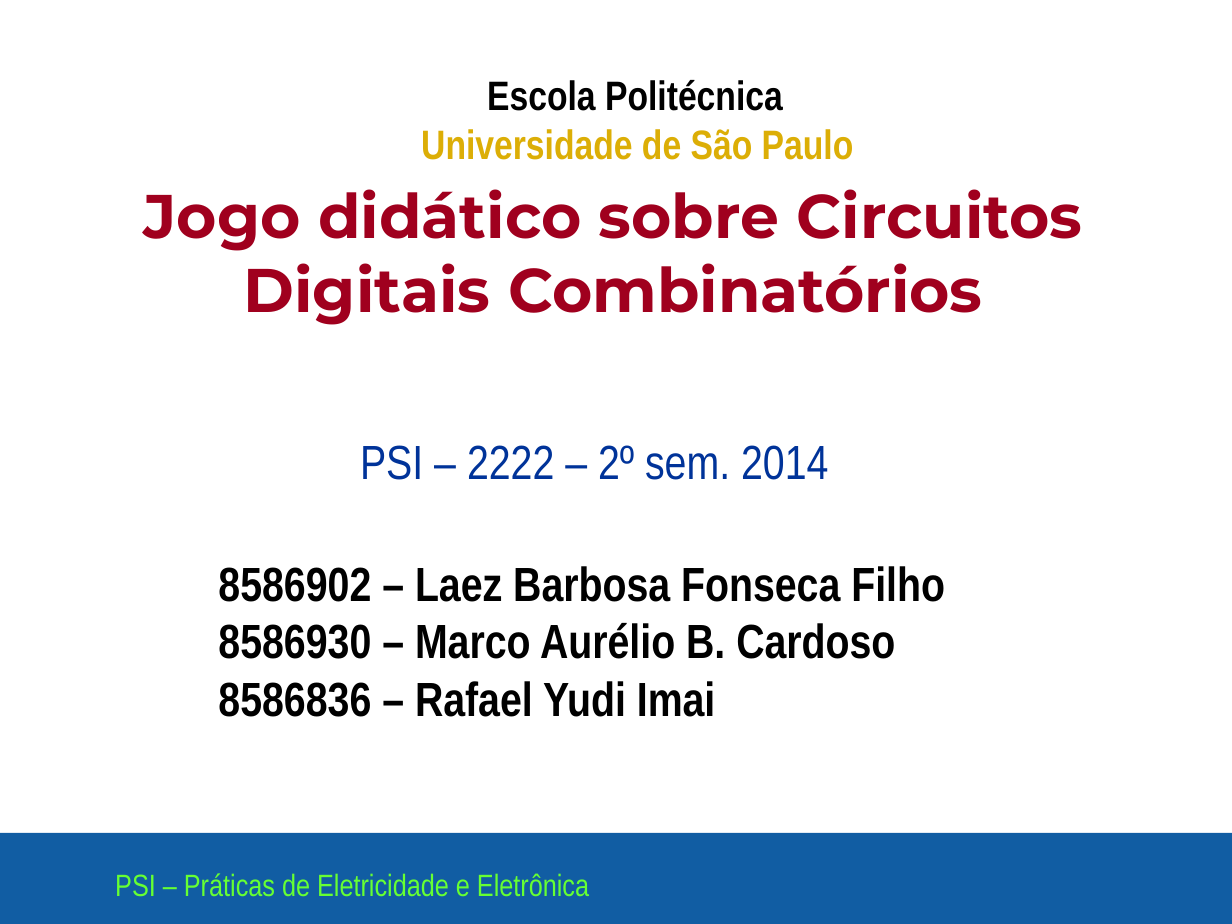
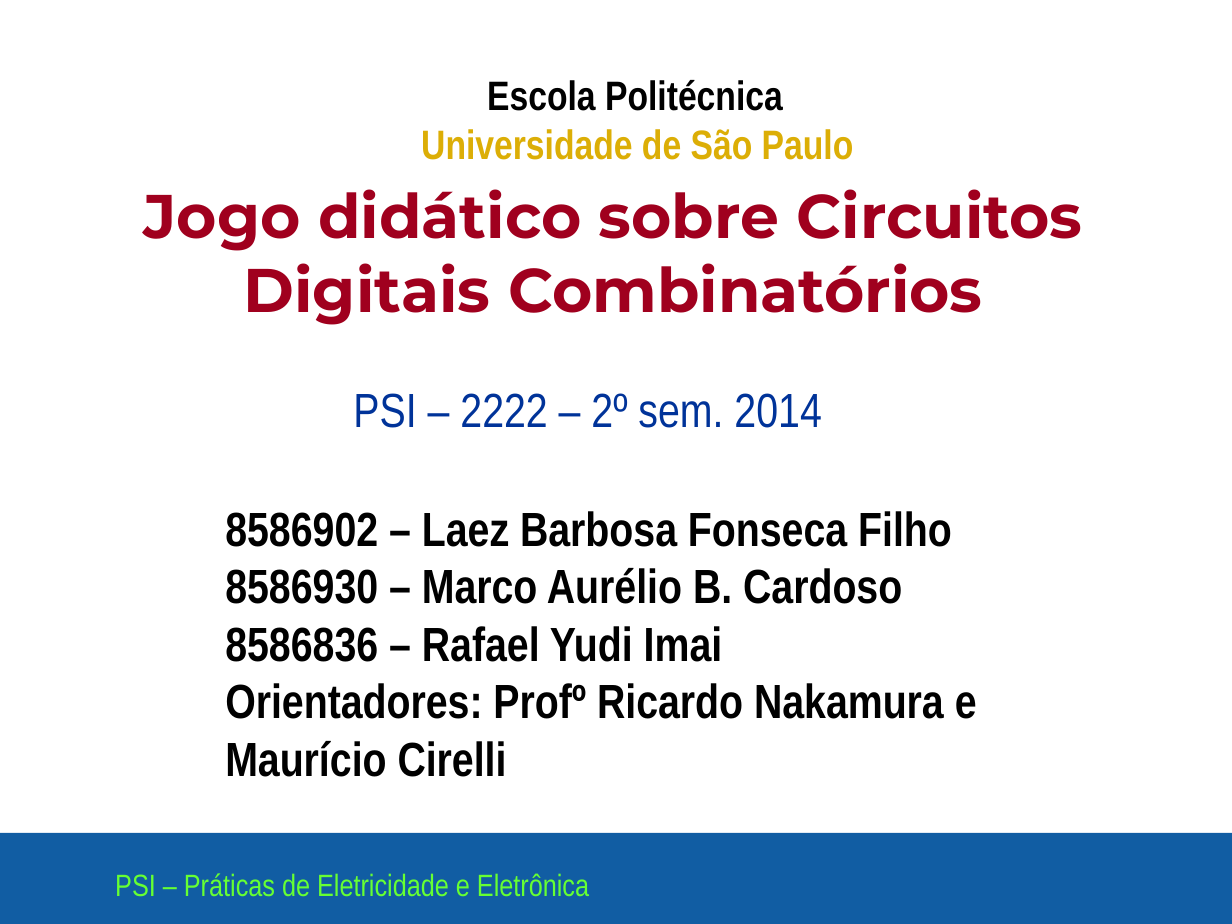
Before and after one commit to rafaelimai/Circuito-RLM, a slide deck: slide 1 of Apresentações de Slide e Documentação/Apresentação 1 - 97-2003.ppt. Drawn at 1232x924 pixels with LibreOffice and Linux fonts; fonts in the diff are those of the drawing; background and template pictures are left out. Boxes give left, top, right and bottom in pixels: in the first picture for what was removed or moved away, otherwise in the second. Text is boxed around its words. In the diff, an @@ line names an element or a change of style, - is before the commit and + after.

```diff
--- a/Apresentações de Slide e Documentação/Apresentação 1 - 97-2003.ppt
+++ b/Apresentações de Slide e Documentação/Apresentação 1 - 97-2003.ppt
@@ text "PSI – 2222 – 2º ..." moved from (x1=360, y1=445, x2=828, y2=480) to (x1=353, y1=393, x2=821, y2=428) @@
@@ text "8586902 – Laez Barbosa Fonseca ..." moved from (x1=218, y1=566, x2=945, y2=717) to (x1=225, y1=511, x2=977, y2=777) @@
@@ text at (x1=225, y1=683, x2=977, y2=777): paragraph added @@
+Orientadores: Profº Ricardo Nakamura e Maurício Cirelli
```
